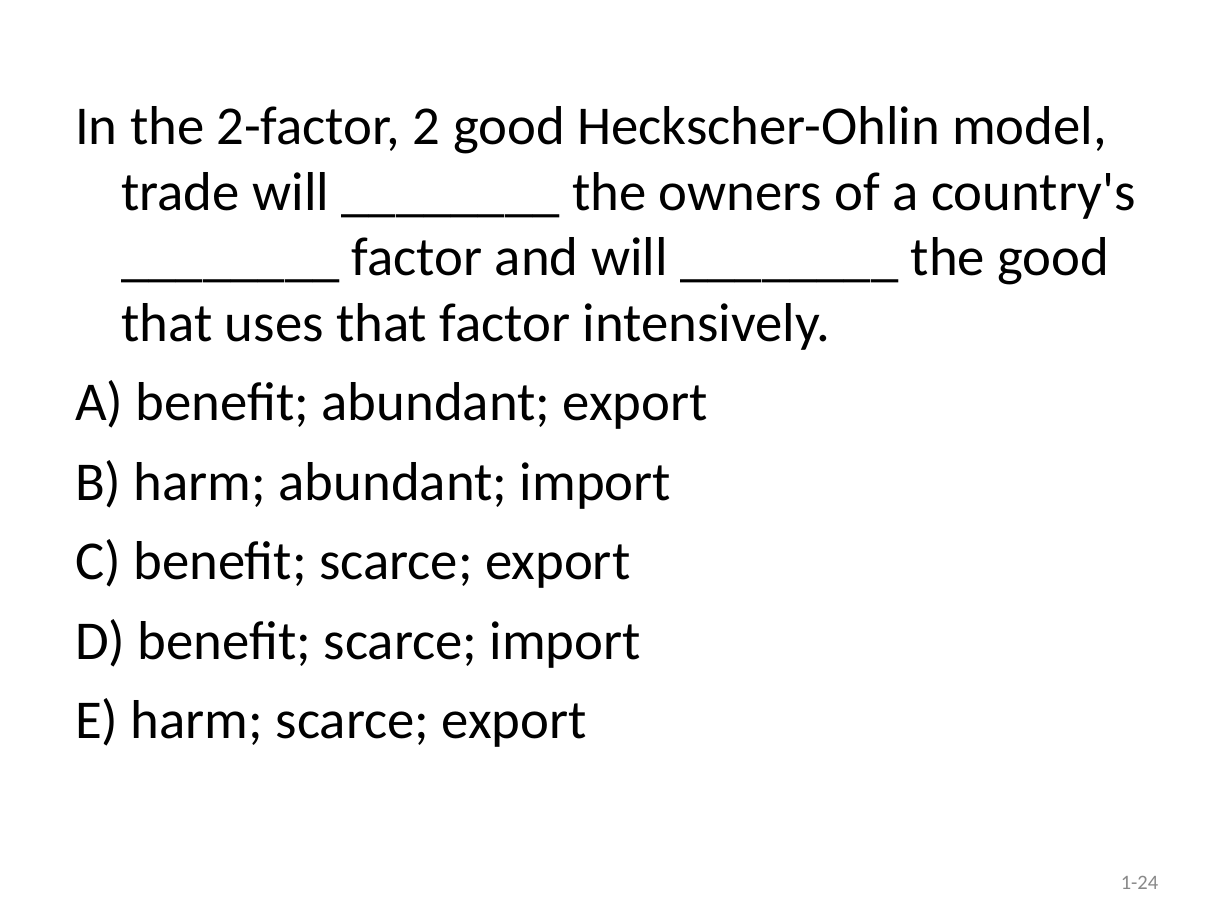
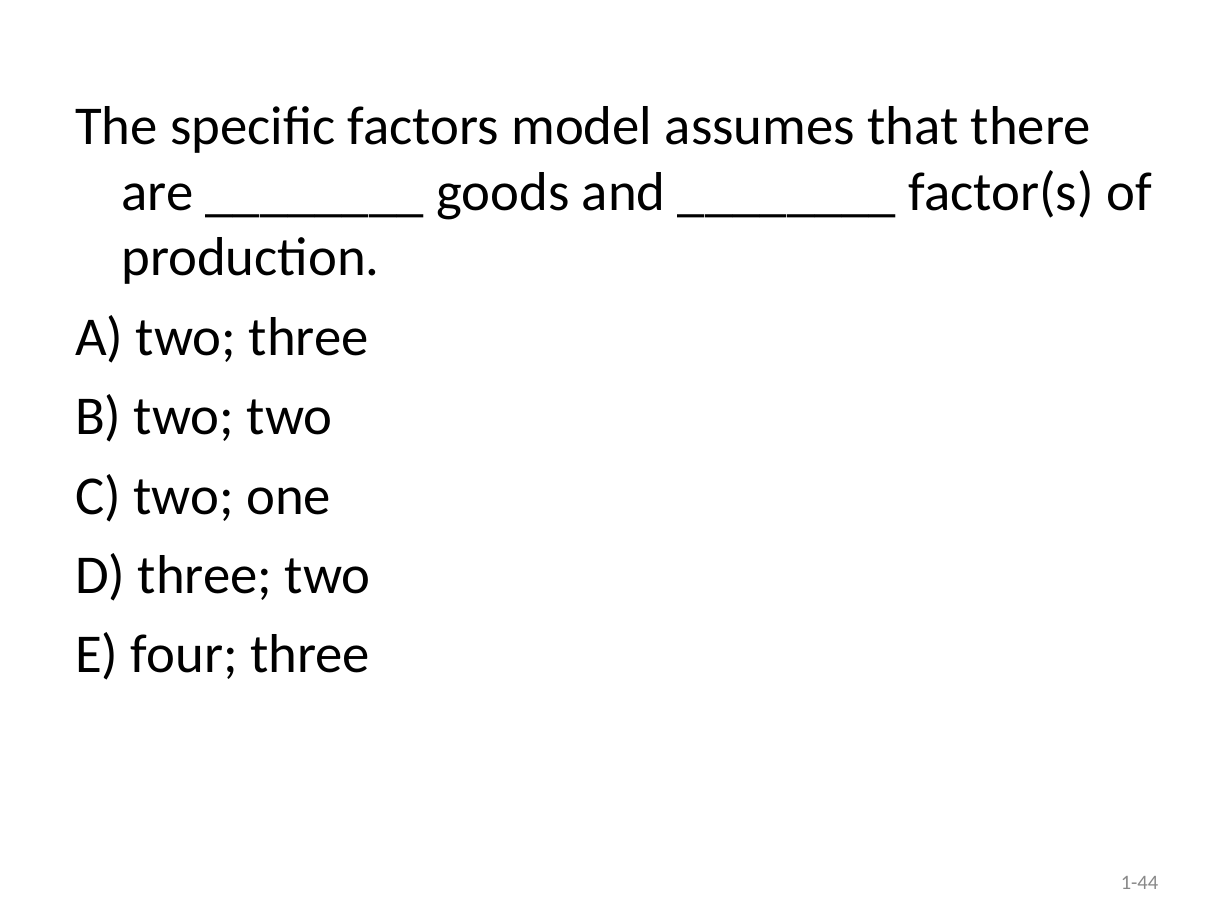
Before and after one commit to hehemin/bayeswhu.github.io, a slide deck: slide 44 of teaching/trade/Quiz1.ppt (slide 24 before the commit). Drawn at 1232x924 pixels with LibreOffice and Linux fonts; fonts in the diff are those of the drawing. Boxes give left, top, right and bottom in pixels: in the first picture for what was removed or moved away, otherwise in the second. Text is boxed around its words. In the diff, an @@ line names an element or a change of style, - is before the commit and + after.

Commit message:
trade

```diff
--- a/teaching/trade/Quiz1.ppt
+++ b/teaching/trade/Quiz1.ppt
@@ text at bbox=[75, 106, 1152, 680]: text changed @@
-In the 2-factor, 2 good Heckscher-Ohlin model, trade will ________ the owners of a country's ________ factor and will ________ the good that uses that factor intensively.
-A) benefit; abundant; export
-B) harm; abundant; import
-C) benefit; scarce; export
-D) benefit; scarce; import
-E) harm; scarce; export
+The specific factors model assumes that there are ________ goods and ________ factor(s) of production.
+A) two; three
+B) two; two
+C) two; one
+D) three; two
+E) four; three
@@ page number at bbox=[1121, 876, 1158, 889]: text changed @@
-1-24
+1-44
```
Also in this commit, not shown: 28 other slides changed, 30 slides added, 2 slides removed, 2 other files.
